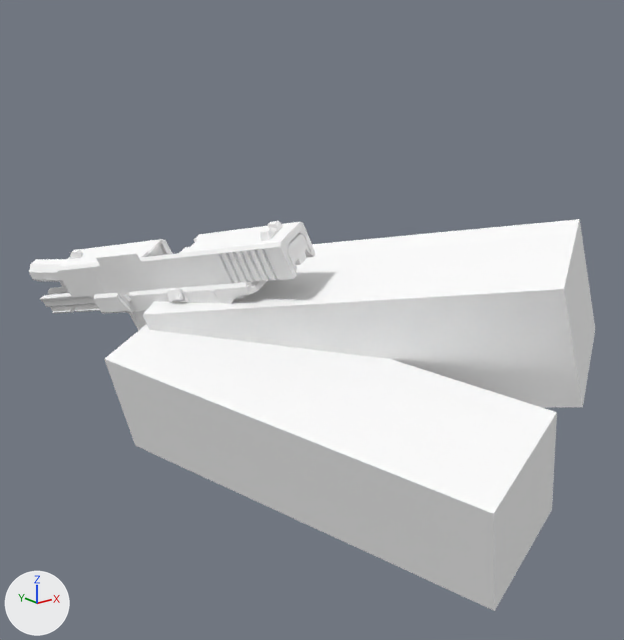
The glTF model src/main/resources/assets/tac/custom/tac_default_gun/tac/animations/glock_17.gltf: old version first, new version second.
Both versions are drawn from a 50 mm camera at (-1.14, -2.27, 0.7) aimed at (0.71, 0.04, -0.23). The axes (+X, +Y, +Z) are drawn at lower left. The lights are the same throughout. Both versions are drawn at frame 4 of the action 'put_away'; the numbers are the values there.

In view in the first picture: 'latter.002', 'lefthand_pos.001', 'righthand_pos.001', 'slide_base.002', 'slide_base.003', 'slide_base.007', 'slide_base.010', 'slide_base.011', 'slide_base.012'.
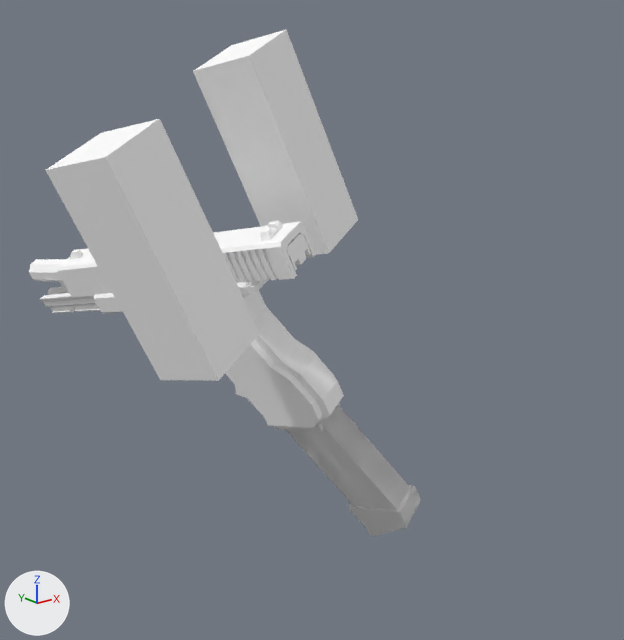
ob_l is not drawn itself; it is the parent of ob_lefthand_pos.
ob_r is not drawn itself; it is the parent of ob_righthand_pos.

Boxes [x1, y1, x2, y2] around the edits, measured in the pictures (624 x 640 px):
'lefthand_pos.001', moved, turned, rescaled: before [104, 324, 557, 611]; after [193, 30, 358, 255]
'righthand_pos.001', moved, turned, rescaled: before [143, 219, 595, 408]; after [46, 119, 260, 381]
'extd_mag.011', unchanged, uncovered by the edit: after [304, 405, 410, 510]
'grip_lower.069', unchanged, uncovered by the edit: after [225, 306, 304, 422]
'latter.002', unchanged, covered by the edit: before [96, 253, 155, 306]

What changed in the scene script:
```text
Change ob_l:
    ob_l.rotation_euler: (1.301, -0.0169, 3.022) -> (0.0, 0.0, 0.0)  # degrees (75, -1, 173) -> degrees (0, 0, 0)
    ob_l.scale: (1.75, 1.75, 2.0) -> (1.0, 1.0, 1.0)
    ob_l.location: (-0.17, 0.172, -0.126) -> (0.375, -0.25, 0.812)
Change ob_r:
    ob_r.rotation_euler: (1.484, -0.00641, -2.995) -> (0.0, 0.0, 0.0)  # degrees (85, -0.4, -172) -> degrees (0, 0, 0)
    ob_r.scale: (1.75, 1.75, 2.0) -> (1.0, 1.0, 1.0)
    ob_r.location: (0.0519, 0.124, -0.0542) -> (-0.375, -0.25, 0.812)
```
